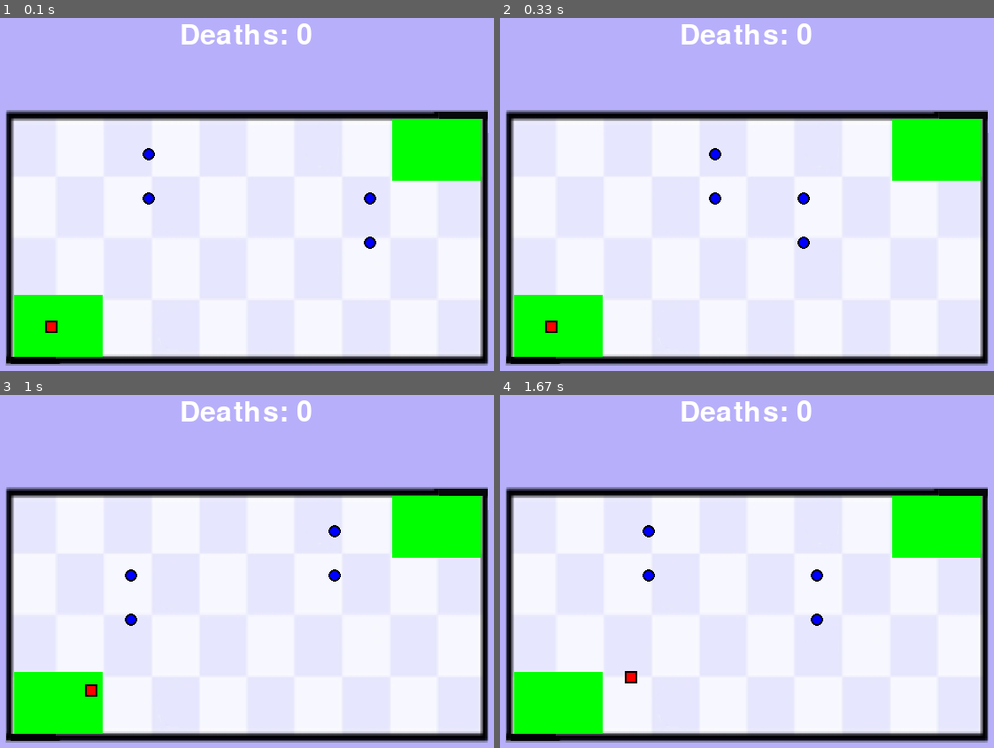
Above: before the commit, frames 1-4 (two rows, left to right).
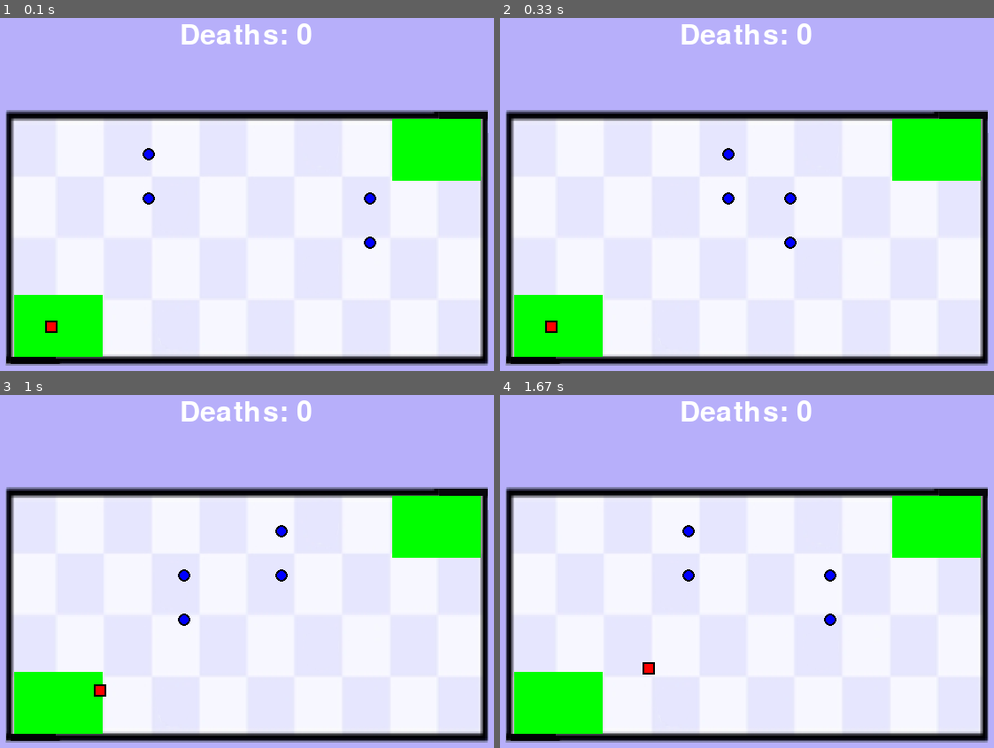
Above: after the commit, the same moments.

Repository: reynaldos/whg_pygame
Game: pygame game, started from game.py
Two runs of this game, one before a commit and one after it. Both use one fixed random seed, a clock stepped at 60 frames per second and the inputs below.
Inputs:
- Up to frame 1 (0.1 s): no input
- Up to frame 2 (0.33 s): no input
- Up to frame 3 (1 s): hold Right 0.33-0.8 s; hold Up from 0.83 s (still down)
- Up to frame 4 (1.67 s): release Up at 1.13 s; hold Right 1.17-1.63 s

Frame 1 is identical in both runs. In frame 2, 0.5% of the frame differs, in the area x 42-63%, y 36-66%; in frame 3, 0.7%; in frame 4, 0.7%, in the area x 25-69%, y 36-82%.

Commit message:
OOP set up

Diff:
--- a/game.py
+++ b/game.py
@@ -1,14 +1,63 @@
 import pygame
 
-from library import CheckPoint, Player, Enemy
+from library import CheckPoint, Level, Player, Enemy
 import os
 
 pygame.init()
 
 SCREEN_WIDTH = 800
 SCREEN_HEIGHT = 600
+SCREEN = pygame.display.set_mode((SCREEN_WIDTH, SCREEN_HEIGHT))
+FPS = 25
 
-SCREEN = pygame.display.set_mode((SCREEN_WIDTH, SCREEN_HEIGHT))
+
+# level 1 set up
+# //////////////////////////////////////////////////
+
+# lvl1 img
+lvl1_img = pygame.image.load(os.path.join('assets', 'level1.png'))
+lvl1_img = pygame.transform.scale(lvl1_img, (550,290))
+
+# lvl1 player
+lvl1_player = Player(150, 390)
+
+# lvl1 enemies
+lvl1_e1 = Enemy(250, 200)
+lvl1_e2 = Enemy(250, 250)
+lvl1_e3 = Enemy(500, 250)
+lvl1_e4 = Enemy(500, 300)
+lvl1_eList = [lvl1_e1, lvl1_e2, lvl1_e3, lvl1_e4]
+
+# lvl1 checkpoints
+lvl1_cp1 = CheckPoint(113,359,100,70)
+lvl1_cp2 = CheckPoint(540,160,100,70)
+lvl1_cpList = [lvl1_cp1, lvl1_cp2]
+
+# lvl1 build
+lvl1 = Level(100,150, lvl1_img, lvl1_cpList, [], lvl1_eList, lvl1_player)
+
+
+
+running = True
+clock = pygame.time.Clock()
+while running:
+    clock.tick(FPS)
+    for event in pygame.event.get():
+        if event.type == pygame.QUIT:
+            running = False
+
+    keys_pressed = pygame.key.get_pressed()
+
+    lvl1.draw(SCREEN)
+    lvl1.update(keys_pressed)
+
+
+
+pygame.quit()
+
+
+
+
 
 
 
@@ -17,65 +66,35 @@
 # music = pygame.mixer.music.load('music.wav')
 # pygame.mixer.music.play(-1)
 
-player = Player(150, 390, 10, 10)
-enemy = Enemy(250, 200, 5, 5, 15)
-enemy2 = Enemy(250, 250, 5, 5, 15)
-enemy3 = Enemy(500, 250, 5, 5, 15)
-enemy4 = Enemy(500, 300, 5, 5, 15)
 
-levelImage = pygame.image.load(os.path.join('assets', 'level1.png'))
-levelImage = pygame.transform.scale(levelImage, (550,290))
+# def update():
+#     keys = pygame.key.get_pressed()
+#     player.move(keys)
+#     enemy.move(250,500)
+#     enemy2.move(250,500)
+#     enemy3.move(250,500)
+#     enemy4.move(250,500)
 
-fieldStart = CheckPoint(113,359,100,70)
-fieldFinish = CheckPoint(540,160,100,70)
-
-font = pygame.font.Font('freesansbold.ttf', 32)
-
-def update():
-    keys = pygame.key.get_pressed()
-    player.move(keys)
-    enemy.move(250,500)
-    enemy2.move(250,500)
-    enemy3.move(250,500)
-    enemy4.move(250,500)
-
-    if player.draw(SCREEN).collidelist([enemy.draw(SCREEN), enemy2.draw(SCREEN), enemy3.draw(SCREEN), enemy4.draw(SCREEN)]) != -1:
-        # fail_sound.play()
-        player.reset()
-        player.deaths += 1
-    if player.draw(SCREEN).collidelist([fieldFinish.draw(SCREEN)]) != -1:
-        print("Finished")
-
-def draw():
-    SCREEN.fill((183,175,250))
-    SCREEN.blit(levelImage, (100,150))
-    fieldStart.draw(SCREEN)
-    fieldFinish.draw(SCREEN)
-    player.draw(SCREEN)
-    enemy.draw(SCREEN)
-    enemy2.draw(SCREEN)
-    enemy3.draw(SCREEN)
-    enemy4.draw(SCREEN)
-
-    deathCounter = font.render("Deaths: " + str(player.deaths), True, (255,255,255))
-    SCREEN.blit(deathCounter, (300,50))
-
-    pygame.display.update()
+#     if player.draw(SCREEN).collidelist([enemy.draw(SCREEN), enemy2.draw(SCREEN), enemy3.draw(SCREEN), enemy4.draw(SCREEN)]) != -1:
+#         # fail_sound.play()
+#         player.reset()
+#         player.deaths += 1
+#     if player.draw(SCREEN).collidelist([endCP.draw(SCREEN)]) != -1:
+#         print("Finished")
 
 
+# def draw():
+#     SCREEN.fill((183,175,250))
+#     SCREEN.blit(levelImage, (100,150))
+#     startCP.draw(SCREEN)
+#     endCP.draw(SCREEN)
+#     player.draw(SCREEN)
+#     enemy.draw(SCREEN)
+#     enemy2.draw(SCREEN)
+#     enemy3.draw(SCREEN)
+#     enemy4.draw(SCREEN)
 
+#     deathCounter = font.render("Deaths: " + str(player.deaths), True, (255,255,255))
+#     SCREEN.blit(deathCounter, (300,50))
 
-running = True
-while running:
-    pygame.time.delay(50)
-    for event in pygame.event.get():
-        if event.type == pygame.QUIT:
-            running = False
-
-    update()
-
-    draw()
-
-
-
-pygame.quit()
+#     pygame.display.update()
--- a/library.py
+++ b/library.py
@@ -3,9 +3,21 @@
 RED = (255,0,0)
 GREEN = (0,255,0)
 BLUE = (0,0,255)
+WHITE = (255, 255, 255)
+PURPLE_BG = (183,175,250)
+
+PLAYER_WIDTH = 10
+PLAYER_VEL = 5
+
+ENEMY_WIDTH = 5
+ENEMY_VEL = 15
+
+pygame.init()
+FONT = pygame.font.Font('freesansbold.ttf', 32)
+
 
 # checkpoint class
-class CheckPoint:
+class CheckPoint(pygame.Rect):
     def __init__(self, x, y, width, height):
         self.x = x
         self.y = y
@@ -18,13 +30,13 @@
 
 
 # player class
-class Player:
-    def __init__(self, x, y, width, height, vel=5, deaths = 0):
+class Player(pygame.Rect):
+    def __init__(self, x, y, deaths = 0):
         self.x = x
         self.y = y
-        self.width = width
-        self.height = height
-        self.vel = vel
+        self.width = PLAYER_WIDTH
+        self.height = PLAYER_WIDTH
+        self.vel = PLAYER_VEL
         self.color = RED
         self.deaths = deaths
 
@@ -41,29 +53,29 @@
 
     # outline and shape get drawn to screen
     def draw(self, screen):
-        pygame.draw.rect(screen, (0,0,0), (self.x-2, self.y-2, self.width+4, self.height+4))
+        self.mask = pygame.draw.rect(screen, (0,0,0), (self.x-2, self.y-2, self.width+4, self.height+4))
         return pygame.draw.rect(screen, self.color, (self.x, self.y, self.width, self.height))
 
 
     # player gets reset at lastCP
     def reset(self, CP: CheckPoint):
-        self.x = CP.x
-        self.y = CP.y
+        self.x = (CP.x + CP.width/2) - self.width/2
+        self.y = (CP.y + CP.height/2) - self.height/2
 
 
 # enemy class
-class Enemy:
-    def __init__(self, x, y, width, height, vel=5, right = True):
+class Enemy():
+    def __init__(self, x, y, right = True):
         self.x = x
         self.y = y
-        self.width = width
-        self.height = height
-        self.vel = vel
+        self.width = ENEMY_WIDTH
+        self.height = ENEMY_WIDTH
+        self.vel = ENEMY_VEL
         self.color = BLUE
         self.right = right
 
     def draw(self, screen):
-        pygame.draw.circle(screen, (0,0,0), (self.x, self.y), self.width+2, self.height+2)
+        self.mask = pygame.draw.circle(screen, (0,0,0), (self.x, self.y), self.width+2, self.height+2)
         return pygame.draw.circle(screen, self.color, (self.x, self.y), self.width, self.height)
 
     # back and forth movement
@@ -74,3 +86,55 @@
             self.x += self.vel
         else:
             self.x -= self.vel
+
+
+# level class
+class Level:
+    def __init__(self, x, y, lvlImg, cpList, coinList, enemyList, player):
+        self.x = x
+        self.y = y
+        self.lvlImg = lvlImg
+        self.checkPoints = cpList
+        self.startCP = cpList[0] # start cp is first cp in cpList
+        self.endCP = cpList[len(cpList)-1] # end cp is last cp in cpList
+        self.coinList = coinList
+        self.enemyList = enemyList
+        self.player = player
+
+
+    # draws level on screen
+    def draw(self, screen):
+        screen.fill(PURPLE_BG)
+        screen.blit(self.lvlImg, (self.x, self.y))
+
+        for cp in self.checkPoints:
+            cp.draw(screen)
+
+        for enemy in self.enemyList:
+            enemy.draw(screen)
+
+        self.player.draw(screen)
+
+        deathCounter = FONT.render("Deaths: " + str(self.player.deaths), True, WHITE)
+        screen.blit(deathCounter, (300,50))
+
+        pygame.display.update()
+
+
+
+    # level game logic
+    def update(self,keys):
+        self.player.move(keys)
+
+        if self.player.mask.colliderect(self.endCP):
+            print("Finished")
+
+        for enemy in self.enemyList:
+            enemy.move(250,500)
+
+            if enemy.mask.collidelist([self.player.mask]) != -1:
+                self.player.reset(self.startCP)  # better respawn logic needed
+                self.player.deaths += 1
+
+
+        # fail_sound.play()
Not shown, removed: skripta
